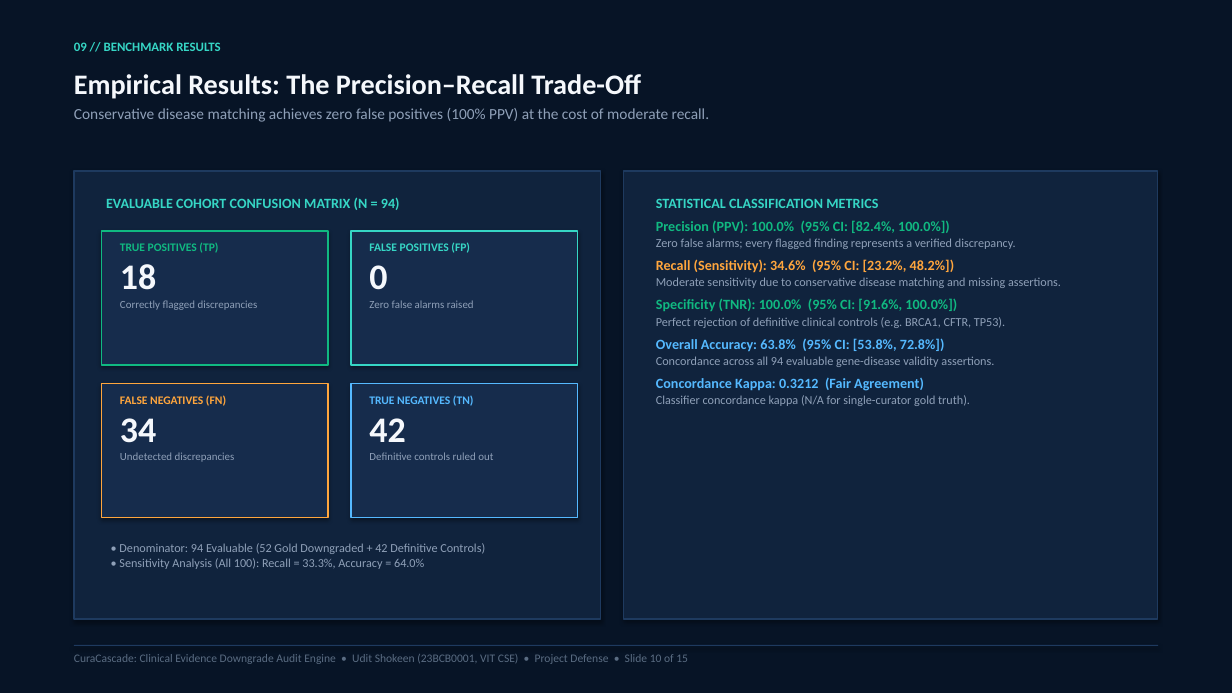
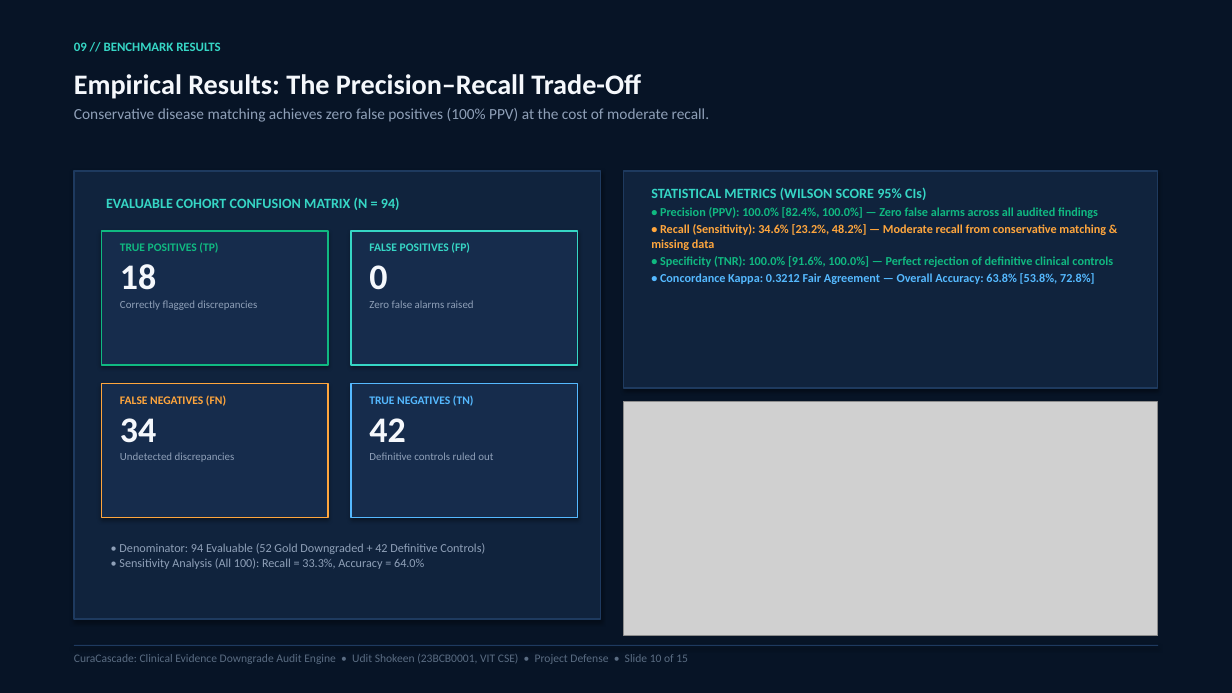
Before and after one commit to uditshokeen14/curacascadeV2, a slide deck: slide 10 of CuraCascade_Presentation_Redesigned.pptx. Drawn at 1232x693 pixels with LibreOffice and Linux fonts; fonts in the diff are those of the drawing; grey boxes stand for pictures. Boxes give left, top, right and bottom in pixels: in the first picture for what was removed or moved away, otherwise in the second. Text is boxed around its words. In the diff, an @@ line names an element or a change of style, - is before the commit and + after.

```diff
--- a/CuraCascade_Presentation_Redesigned.pptx
+++ b/CuraCascade_Presentation_Redesigned.pptx
@@ rectangle: place and size @@
-rectangle at (624, 171, 1158, 619)
+rectangle at (624, 171, 1158, 388)
@@ text at (651, 187, 1113, 284): text changed; text colour #8FA0B8 to #10B981; bold on @@
-STATISTICAL CLASSIFICATION METRICS
-Precision (PPV): 100.0% (95% CI: [82.4%, 100.0%])
-Zero false alarms; every flagged finding represents a verified discrepancy.
-Recall (Sensitivity): 34.6% (95% CI: [23.2%, 48.2%])
-Moderate sensitivity due to conservative disease matching and missing assertions.
-Specificity (TNR): 100.0% (95% CI: [91.6%, 100.0%])
-Perfect rejection of definitive clinical controls (e.g. BRCA1, CFTR, TP53).
-Overall Accuracy: 63.8% (95% CI: [53.8%, 72.8%])
-Concordance across all 94 evaluable gene-disease validity assertions.
-Concordance Kappa: 0.3212 (Fair Agreement)
-Classifier concordance kappa (N/A for single-curator gold truth).
+STATISTICAL METRICS (WILSON SCORE 95% CIs)
+• Precision (PPV): 100.0% [82.4%, 100.0%] — Zero false alarms across all audited findings
+• Recall (Sensitivity): 34.6% [23.2%, 48.2%] — Moderate recall from conservative matching & missing data
+• Specificity (TNR): 100.0% [91.6%, 100.0%] — Perfect rejection of definitive clinical controls
+• Concordance Kappa: 0.3212 Fair Agreement — Overall Accuracy: 63.8% [53.8%, 72.8%]
@@ picture added at (624, 402, 1158, 636) @@
```
Also in this commit, not shown: 12 other files.
